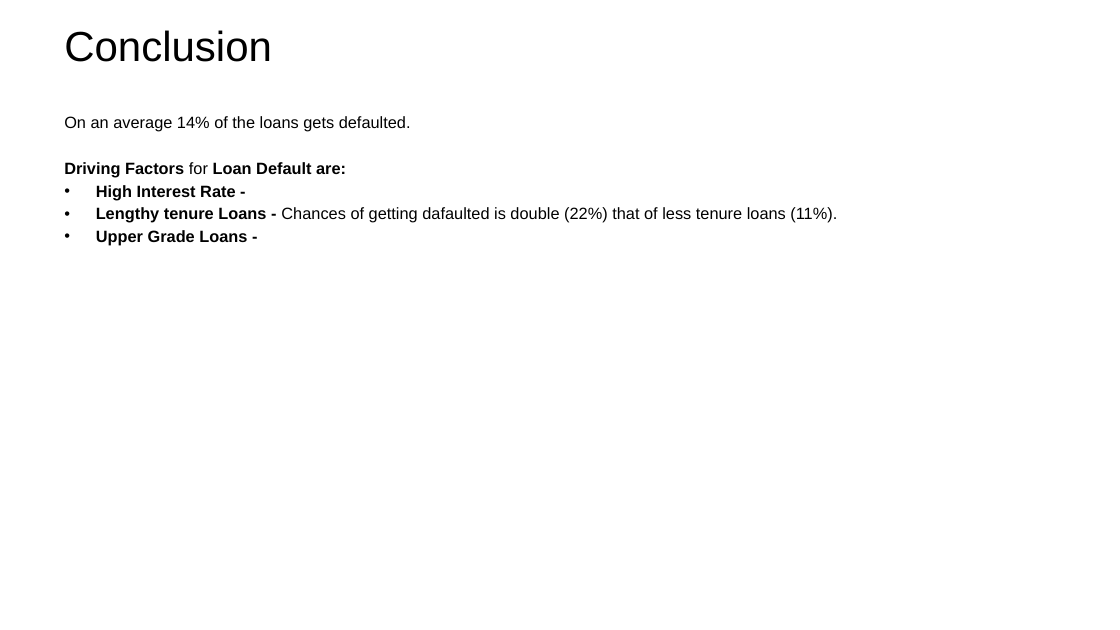
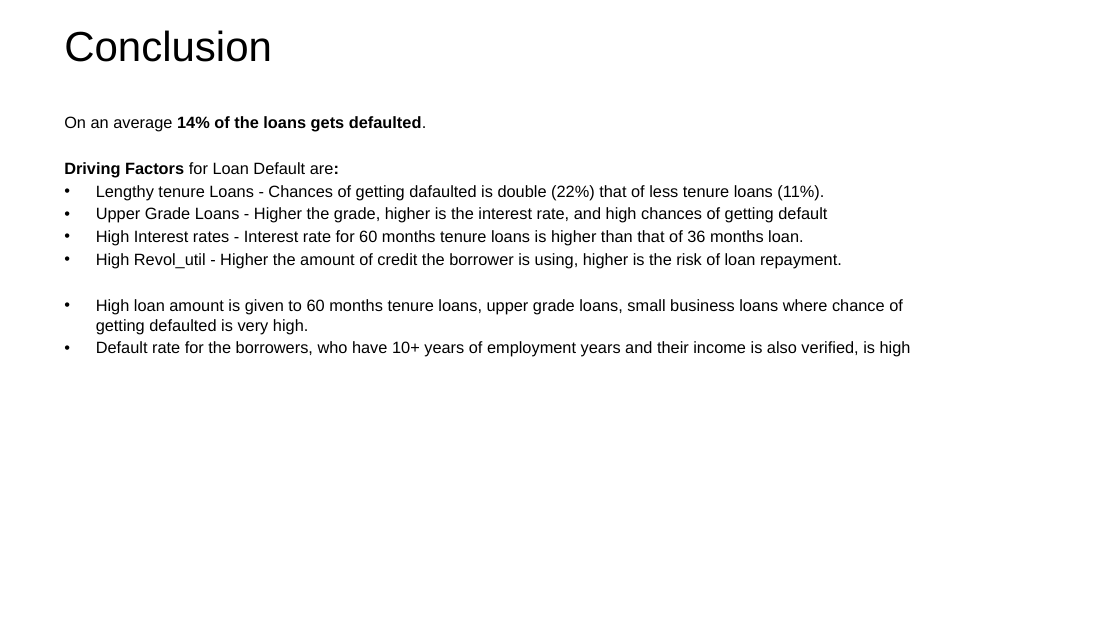
Before and after one commit to irish-luong/LandingClubCaseStudy, a slide deck: slide 21 of lending_club_case_study.pptx. Drawn at 1120x630 pixels with LibreOffice and Linux fonts; fonts in the diff are those of the drawing; background and template pictures are left out. Boxes give left, top, right and bottom in pixels: in the first picture for what was removed or moved away, otherwise in the second. Text is boxed around its words. In the diff, an @@ line names an element or a change of style, - is before the commit and + after.

```diff
--- a/lending_club_case_study.pptx
+++ b/lending_club_case_study.pptx
@@ text at [64, 116, 824, 200]: bold on in "14% of the loans gets defaulted."; bold off in "Loan Default are:", "Lengthy tenure Loans -" @@
@@ text at [96, 185, 235, 200]: paragraph removed @@
-• High Interest Rate -
@@ text at [96, 207, 911, 357]: text changed; bold off @@
-• Upper Grade Loans -
+• Upper Grade Loans - Higher the grade, higher is the interest rate, and high chances of getting default
+• High Interest rates - Interest rate for 60 months tenure loans is higher than that of 36 months loan.
+• High Revol_util - Higher the amount of credit the borrower is using, higher is the risk of loan repayment.
+• High loan amount is given to 60 months tenure loans, upper grade loans, small business loans where chance of getting defaulted is very high.
+• Default rate for the borrowers, who have 10+ years of employment years and their income is also verified, is high
```
Also in this commit, not shown: 12 other slides changed, 1 slide added, 1 slide removed.
